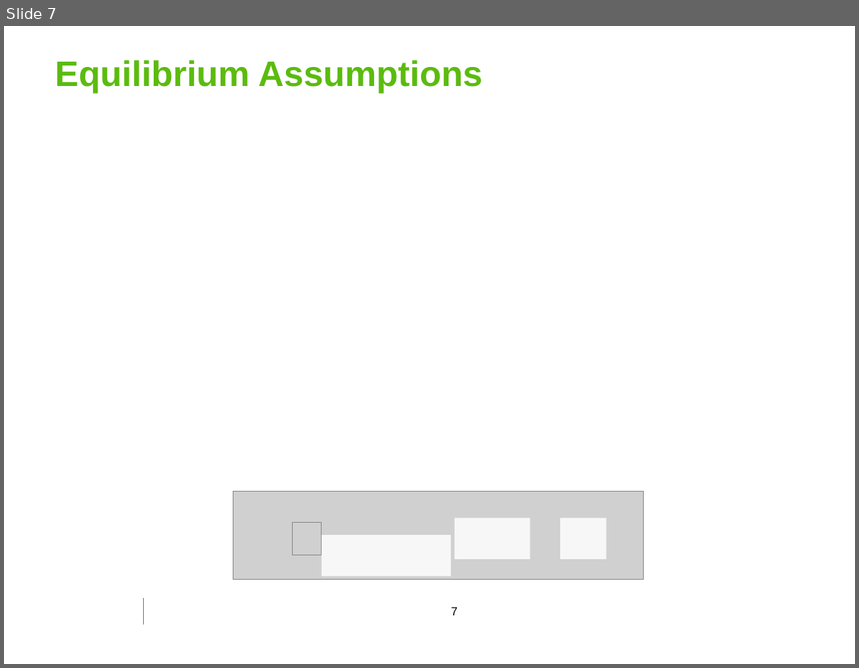
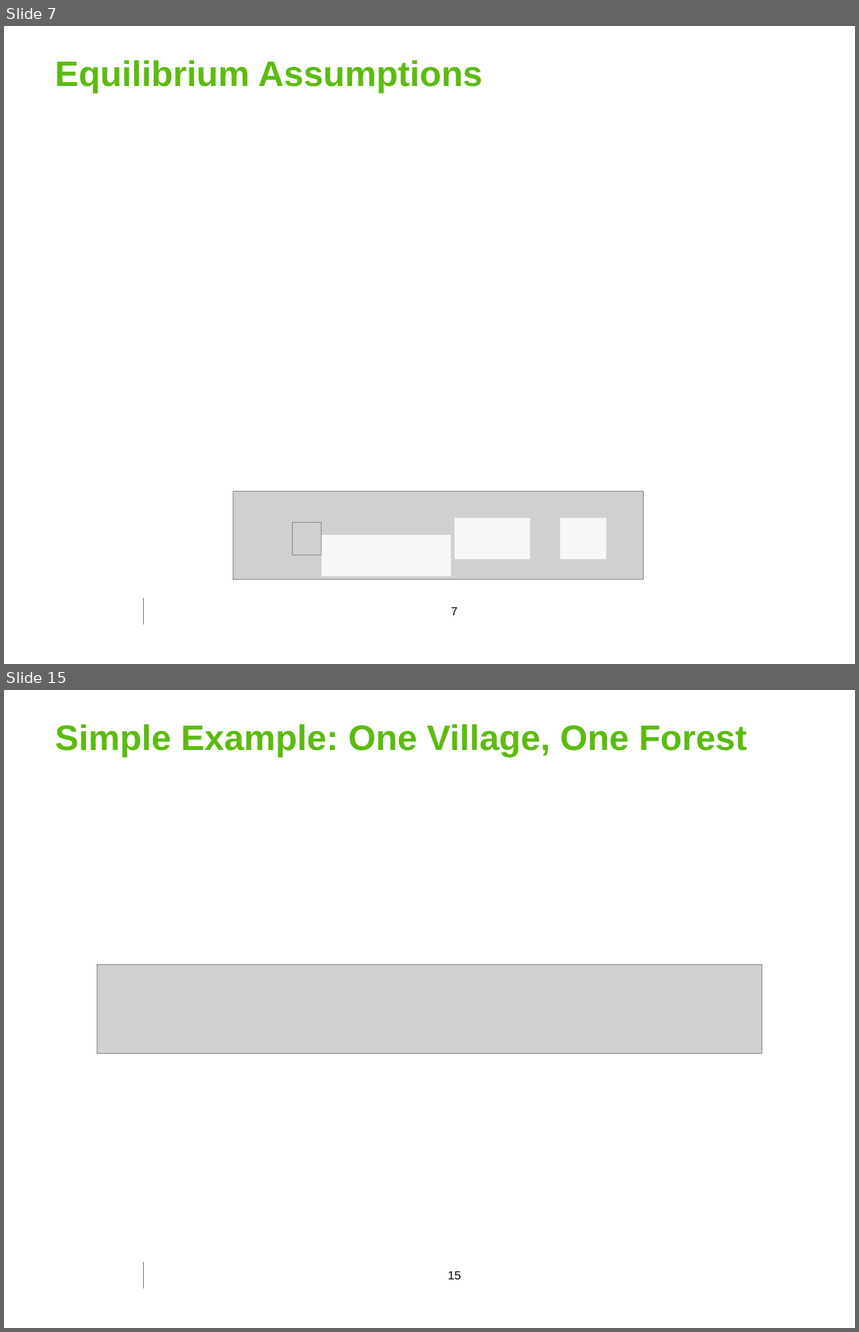
Before and after one commit to georgoff/georgoff.github.io, a slide deck: forest_malaria/MMC_presentation.pptx. Shown one above the other, each under a label of ours: slide 7 before the commit, slides 7 and 15 after it; the slides between them are not shown. The pictures are 859x668 and 859x1332 pixels, drawn with LibreOffice and Linux fonts; fonts in the diff are those of the drawing; grey boxes stand for pictures; background and template pictures are left out. Boxes give left, top, right and bottom in pixels: in the first picture for what was removed or moved away, otherwise in the second. Text is boxed around its words. In the diff, an @@ line names an element or a change of style, - is before the commit and + after.

```diff
--- a/forest_malaria/MMC_presentation.pptx
+++ b/forest_malaria/MMC_presentation.pptx
@@ slide 15 added at (x1=4, y1=690, x2=855, y2=1328), background #FFFFFF; not listed: 1 template element that a slide beside it also shows @@
@@ title added at (x1=55, y1=724, x2=747, y2=758), 30 pt, text #5BBB0E, bold @@
+Simple Example: One Village, One Forest
@@ picture added at (x1=97, y1=965, x2=762, y2=1053) @@
@@ page number added at (x1=448, y1=1271, x2=461, y2=1280), 10 pt, text #000000 @@
+15
```
Also in this commit, not shown: 1 slide changed, 10 other slides added, 1 other file.
